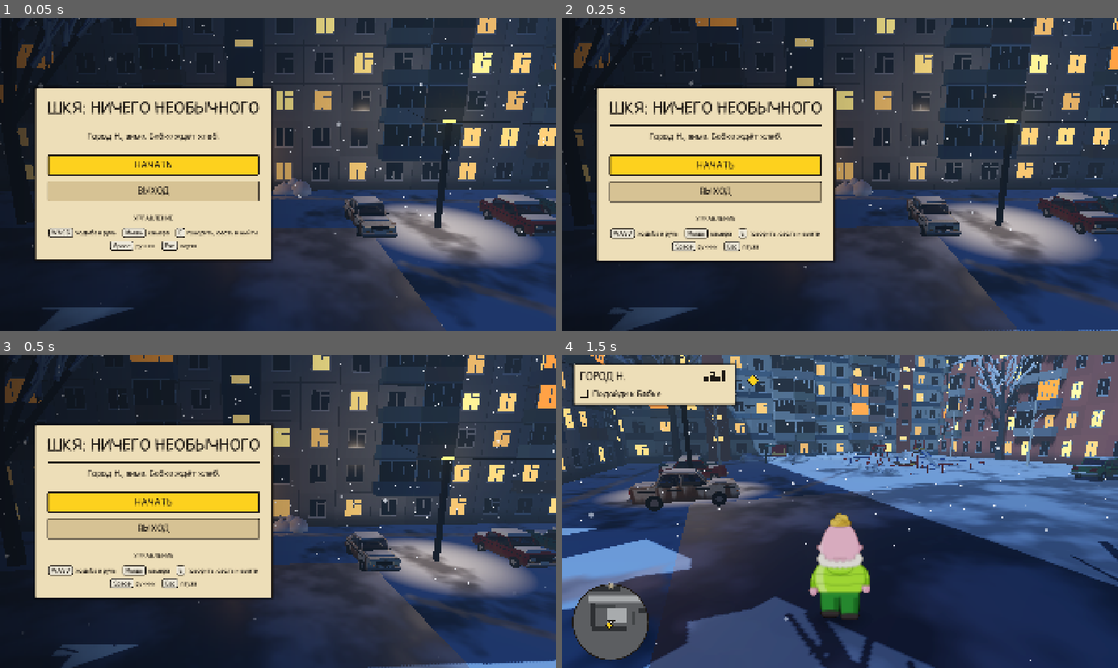
Above: before the commit, frames 1-4 (two rows, left to right).
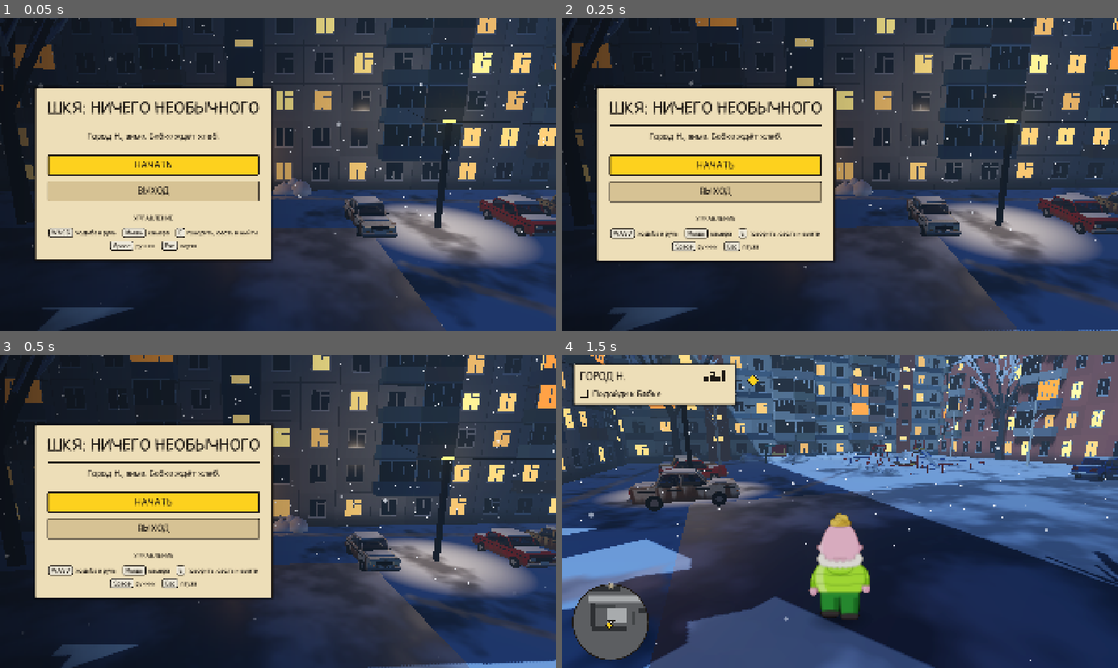
Above: after the commit, the same moments.

Repository: NorthArea/shkya
Game: Godot game, scene res://game/main.tscn
Two runs of this game, one before a commit and one after it. Both use one fixed random seed, a clock stepped at 60 frames per second and the inputs below. Sound files missing from this copy of the repository are replaced by a short silence.
Inputs (mouse positions are in pixels of both pictures, inside the frame that each line leads up to):
- Up to frame 1 (0.05 s): no input
- Up to frame 2 (0.25 s): no input
- Up to frame 3 (0.5 s): no input
- Up to frame 4 (1.5 s): click "НАЧАТЬ" at 0.5 s; tap Enter (ui_accept) at 1.25 s; move the mouse to (867, 511) at 1.27 s; hold W (move_forward) from 1.28 s (still down); hold E (interact) from 1.28 s (still down); click (867, 511) at 1.42 s

The runs differ from the first frame. In frame 1, 0.9% of the frame differs, in the area x 0-100%, y 0-69%; in frame 2, 0.9%; in frame 3, 0.8%; in frame 4, 3.1%, in the area x 9-100%, y 0-100%.

Commit message:
EXT-01: канон расширения «Ничего необычного» в docs/extension и референсы e01–e05; контракт C7, точки стелса в layout, карточка и backlog; POLISH-02 A: водитель крупнее, фары мягче

Diff:
--- a/game/vehicles/lada_driver.gd
+++ b/game/vehicles/lada_driver.gd
@@ -4,7 +4,7 @@
 ## Масштаб меньше, чем у Илюши пешком: голова вписана в заднее стекло, как на концепте 05.
 ## Узел ставится на уровень «ног» холста; виден, только когда в машине есть водитель (lada.gd).
 
-const CUT_Y := 380.0   # нижний край видимой части холста: плечи под воротником, дальше — кузов
+const CUT_Y := 440.0   # нижний край видимой части холста: плечи под воротником, дальше — кузов
 
 func _ready() -> void:
 	super._ready()
--- a/game/vehicles/lada_visual.gd
+++ b/game/vehicles/lada_visual.gd
@@ -16,14 +16,14 @@
 const TAIL_ENERGY := [0.25, 1.2, 4.0]
 const HEAD_ENERGY := 1.6
 const BEAM_RANGE := 22.0
-const BEAM_ENERGY := 10.0
+const BEAM_ENERGY := 6.0
 const BEAM_COLOR := Color(1.0, 0.91, 0.76)   # тёплый белый лампы накаливания
 
 ## Водитель на левом месте; y — линия «ног» холста. Камера in_car (высота ≈2,4 м, 5,1 м сзади) видит
 ## в заднее стекло на этой глубине полосу 0,94–1,31 м: в неё вписаны шапка (холст y≈42 → 1,30 м)
 ## и воротник (y 270–330 → 1,01–0,93 м). Чуть сдвинут назад от «настоящего» кресла — иначе крыша срезает шапку.
 const DRIVER_AT := Vector3(-0.36, 0.598, 0.3)
-const DRIVER_HEIGHT := 0.77
+const DRIVER_HEIGHT := 1.05
 
 ## Линии стёкол (y, z): лобовое и заднее — как наклонные боксы ниже, боковые окна — трапеции между ними.
 const WINDSHIELD_BOTTOM := Vector2(0.99, -0.83)
--- a/game/world/layout.gd
+++ b/game/world/layout.gd
@@ -125,6 +125,25 @@
 const CARPET_POST := Vector3(0.12, 2.3, 0.12)
 const BINS := [Vector2(-33, 65.5), Vector3(4.2, 1.3, 1.2)]   # три контейнера по 1,3 м вдоль x
 
+# Расширение «Ничего необычного» (docs/extension/, EXT-01). Все точки стелса — только здесь (C1).
+# Микроавтобус ГСУМ «БЕСПЛАТНЫЙ ПРОЕЗД» стоит на обочине улицы A у южного бордюра, патруль рядом (этап 3);
+# после покупки хлеба подъезжает по VAN_PATH к остановке у выезда с улицы B и ждёт (этапы 7–8).
+const VAN_PARK := Vector3(30.0, 0.0, 37.5)       # обочина улицы A, перед — на запад
+const VAN_PARK_YAW := PI * 0.5
+const VAN_PATH: Array[Vector3] = [Vector3(30, 0, 37.5), Vector3(66, 0, 37.5), Vector3(66, 0, -20), Vector3(66, 0, -60)]
+const VAN_STOP_YAW := PI                          # у остановки улицы B, носом на юг
+const ACCOUNT_OFFICER := Vector3(27.0, 0.0, 40.0)  # «военком» у открытой двери микроавтобуса; смотрит на север
+# Полицейский у киоска: между площадкой KIOSK_ZONE и окном, разворачивается на месте (STEALTH_DESIGN: 9 м, 75°).
+const OFFICER_POST := Vector3(62.0, 0.0, -70.0)
+const OFFICER_POST_AFTER := Vector3(64.0, 0.0, -84.0)  # после покупки — ближе к выходу на площадку
+const OFFICER_FACING := [PI * 0.5, -PI * 0.5]     # поворот корпуса по таймеру: на восток и на запад
+# Укрытия у киоска — два честных пути: за павильоном остановки улицы B и через проход у гаражей.
+const KIOSK_PAVILION := [Vector2(66.5, -66), Vector3(1.6, 2.6, 4.0)]
+const KIOSK_BINS := [Vector2(52, -62), Vector3(1.2, 1.3, 3.0)]
+# Чекпоинт стелса: у парковки на площадке; после провала Илюша встаёт сюда, машина не трогается.
+const STEALTH_CHECKPOINT := Vector3(66.0, 0.0, -88.0)
+const STEALTH_CHECKPOINT_YAW := PI
+
 ## Уличные фонари вдоль тротуаров, с пропусками у переходов маршрута. [центр x/z].
 static func street_lamps() -> Array[Vector2]:
 	var points: Array[Vector2] = []
@@ -182,6 +201,8 @@
 	solids.append(["StreetSign", "sign_post", STREET_SIGN, Vector3(0.12, 3.2, 0.12)])
 	solids.append(["Trolleybus", "trolleybus", TROLLEYBUS[0], TROLLEYBUS[1]])
 	solids.append(["BusPavilion", "pavilion", BUS_PAVILION[0], BUS_PAVILION[1]])
+	solids.append(["KioskPavilion", "pavilion", KIOSK_PAVILION[0], KIOSK_PAVILION[1]])   # EXT: укрытие у киоска
+	solids.append(["KioskBins", "bins", KIOSK_BINS[0], KIOSK_BINS[1]])
 	for p in TROLLEY_POLES:
 		solids.append(["TrolleyPole", "lamp", p, Vector3(0.25, LAMP_HEIGHT, 0.25)])
 	for p in POPLARS:
Renamed: docs/SHKYA_Nichego_Neobychnogo_Busification_MVP/0f6809e2-94db-4e8b-9013-d5bf67fd3843.png -> docs/art/concepts/extension/e01_police_dialog.png
Renamed: docs/SHKYA_Nichego_Neobychnogo_Busification_MVP/738d5963-daa1-4352-853f-78a6c0724426.png -> docs/art/concepts/extension/e02_van_views.png
Renamed: docs/SHKYA_Nichego_Neobychnogo_Busification_MVP/e71cc37b-9bf3-472f-b528-538abc96bc9b.png -> docs/art/concepts/extension/e03_uniforms.png
Renamed: docs/SHKYA_Nichego_Neobychnogo_Busification_MVP/29f9560d-5aa1-4fec-8c60-72927b43abe4.png -> docs/art/concepts/extension/e04_stealth_cover_van.png
Renamed: docs/SHKYA_Nichego_Neobychnogo_Busification_MVP/90524fda-e5f2-4d63-9ed4-970c36aab563.png -> docs/art/concepts/extension/e05_kiosk_patrol.png
Not shown, changed: AGENTS.md
Not shown, added: docs/extension/ACCEPTANCE_TESTS.md
Not shown, added: docs/extension/DIALOGUES_AND_JOKES.md
Not shown, added: docs/extension/GODOT_IMPLEMENTATION.md
Not shown, added: docs/extension/MISSION_EXTENSION.md
Not shown, added: docs/extension/STEALTH_DESIGN.md
Not shown, changed: docs/workflow/backlog.md
(and 1 more such lines)
